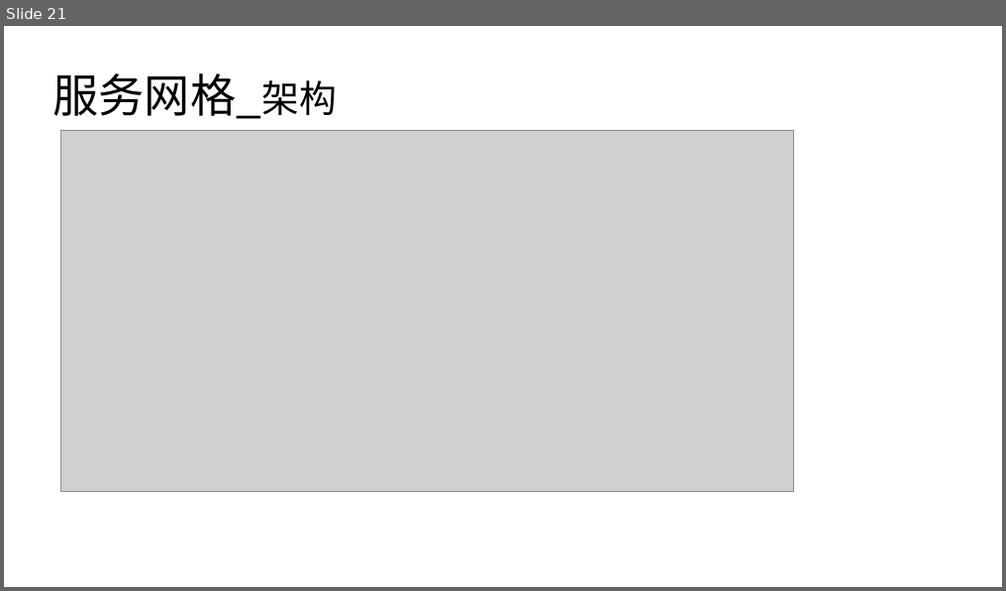
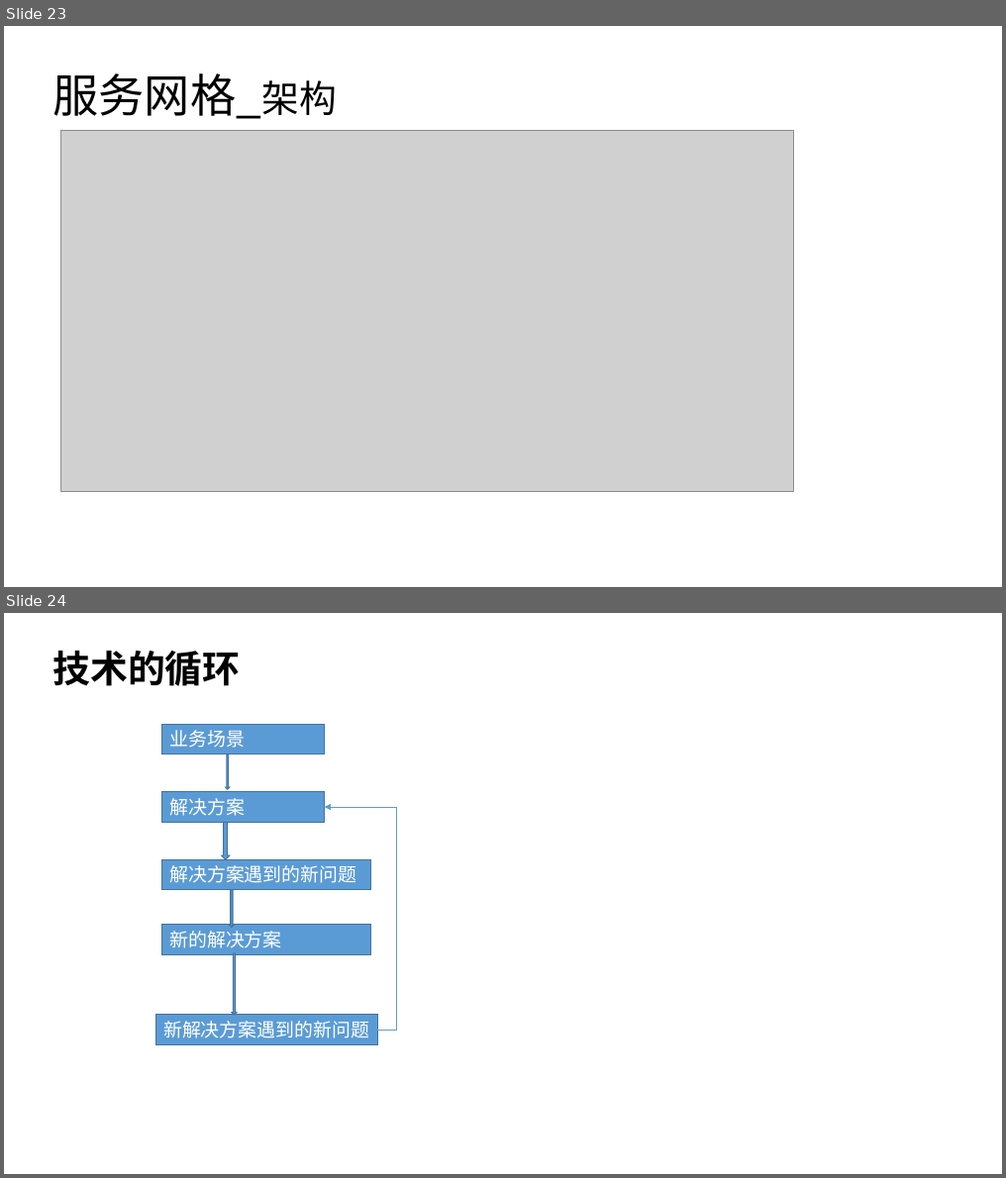
Before and after one commit to haydenwang/docs-all, a slide deck: 互联网技术架构变迁.pptx. Shown one above the other, each under a label of ours: slide 21 before the commit, slides 23 and 24 after it. The pictures are 1006x591 and 1006x1178 pixels, drawn with LibreOffice and Linux fonts; fonts in the diff are those of the drawing; grey boxes stand for pictures. Boxes give left, top, right and bottom in pixels: in the first picture for what was removed or moved away, otherwise in the second. Text is boxed around its words. In the diff, an @@ line names an element or a change of style, - is before the commit and + after.

```diff
--- a/互联网技术架构变迁.pptx
+++ b/互联网技术架构变迁.pptx
@@ slide 24 added at <box>4,613,1002,1174</box>, background #FFFFFF @@
@@ title added at <box>53,651,240,686</box>, 36 pt, text #000000, bold @@
+技术的循环
@@ rectangle added at <box>162,725,325,756</box>, fill #5B9BD5, outline #43739E 1 pt, 18 pt, text #FFFFFF @@
+业务场景
@@ down arrow added at <box>226,755,230,789</box>, fill #5B9BD5, outline #43739E 1 pt @@
@@ rectangle added at <box>162,792,325,822</box>, fill #5B9BD5, outline #43739E 1 pt, 18 pt, text #FFFFFF @@
+解决方案
@@ elbow arrow added from (377, 1030) to (325, 807), #5B9BD5 0.5 pt @@
@@ down arrow added at <box>222,823,230,861</box>, fill #5B9BD5, outline #43739E 1 pt @@
@@ rectangle added at <box>162,861,371,890</box>, fill #5B9BD5, outline #43739E 1 pt, 18 pt, text #FFFFFF @@
+解决方案遇到的新问题
@@ down arrow added at <box>230,890,234,928</box>, fill #5B9BD5, outline #43739E 1 pt @@
@@ rectangle added at <box>162,925,371,956</box>, fill #5B9BD5, outline #43739E 1 pt, 18 pt, text #FFFFFF @@
+新的解决方案
@@ down arrow added at <box>232,954,236,1015</box>, fill #5B9BD5, outline #43739E 1 pt @@
@@ rectangle added at <box>156,1015,377,1045</box>, fill #5B9BD5, outline #43739E 1 pt, 18 pt, text #FFFFFF @@
+新解决方案遇到的新问题
@@ what was slide 21 is now slide 23 @@
```
Also in this commit, not shown: 10 slides changed, 4 other slides added, 3 slides removed, 2 other files.
